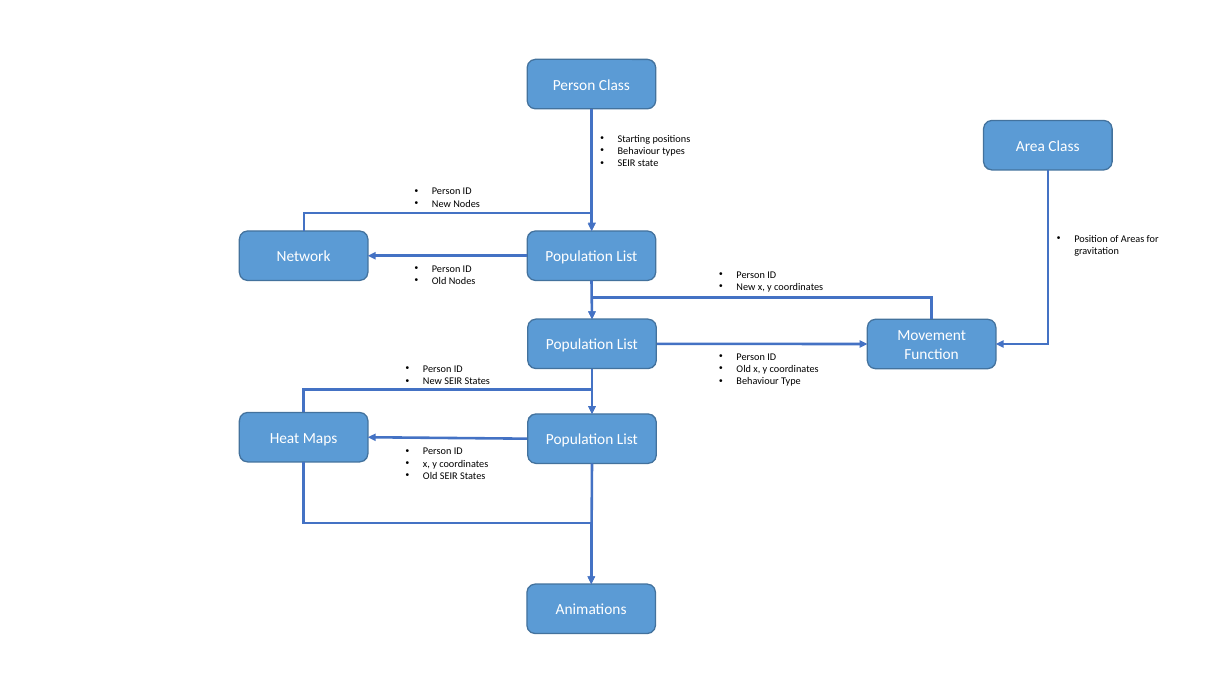
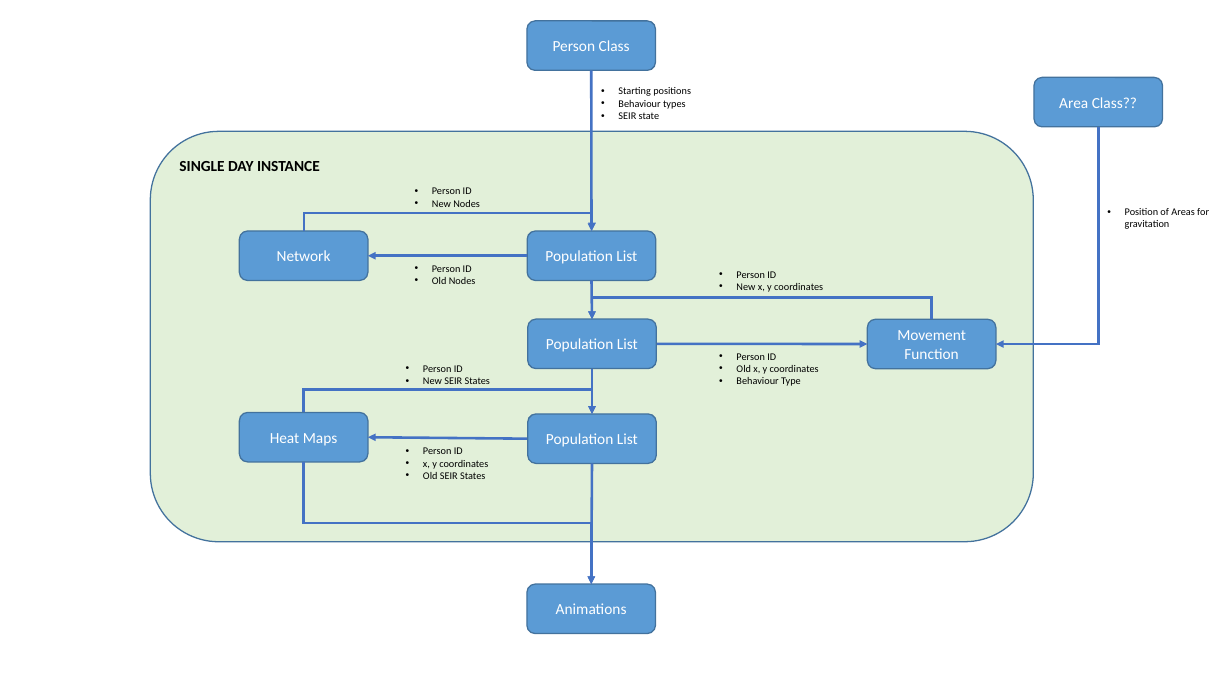
Before and after one commit to 10sukhiay/FCP_NYKO, a slide deck: slide 1 of FCP Sudo Code.pptx. Drawn at 1232x693 pixels with LibreOffice and Linux fonts; fonts in the diff are those of the drawing. Boxes give left, top, right and bottom in pixels: in the first picture for what was removed or moved away, otherwise in the second. Text is boxed around its words. In the diff, an @@ line names an element or a change of style, - is before the commit and + after.

```diff
--- a/FCP Sudo Code.pptx
+++ b/FCP Sudo Code.pptx
@@ rounded rectangle "Person Class": place and size @@
-rounded rectangle "Person Class" at [528,59,656,109]
+rounded rectangle "Person Class" at [527,21,655,71]
@@ text "Starting positions": place and size @@
-text "Starting positions" at [618,135,691,166]
+text "Starting positions" at [618,87,691,119]
@@ arrow moved from (592, 109) - (592, 231) to (592, 70) - (592, 231) @@
@@ rounded rectangle "Area Class??": place and size @@
-rounded rectangle "Area Class??" at [984,120,1113,170]
+rounded rectangle "Area Class??" at [1034,78,1163,128]
@@ text in rounded rectangle at [1059,97,1137,108]: text changed @@
-Area Class
+Area Class??
@@ rounded rectangle added at [151,131,1034,542], fill #E2F0D9, outline #43739E 1 pt, 12 pt, text #000000, bold @@
+SINGLE DAY INSTANCE
@@ elbow arrow moved from (1048, 170) - (996, 344) to (1099, 127) - (996, 344) @@
@@ text "Position of Areas for gravitation": place and size @@
-text "Position of Areas for gravitation" at [1074,235,1159,256]
+text "Position of Areas for gravitation" at [1125,208,1209,229]
```
Also in this commit, not shown: 1 slide added, 2 other files.
